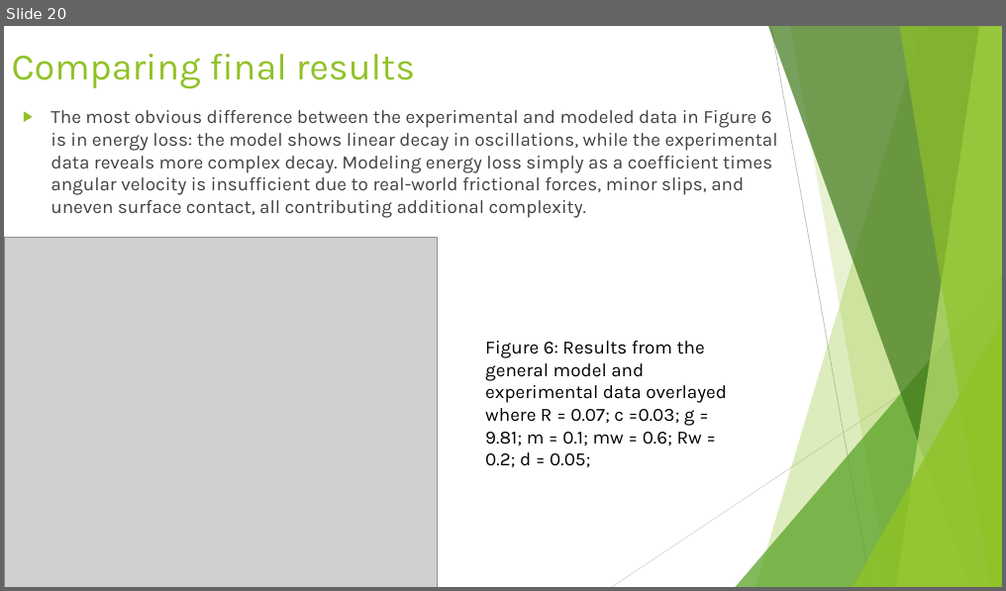
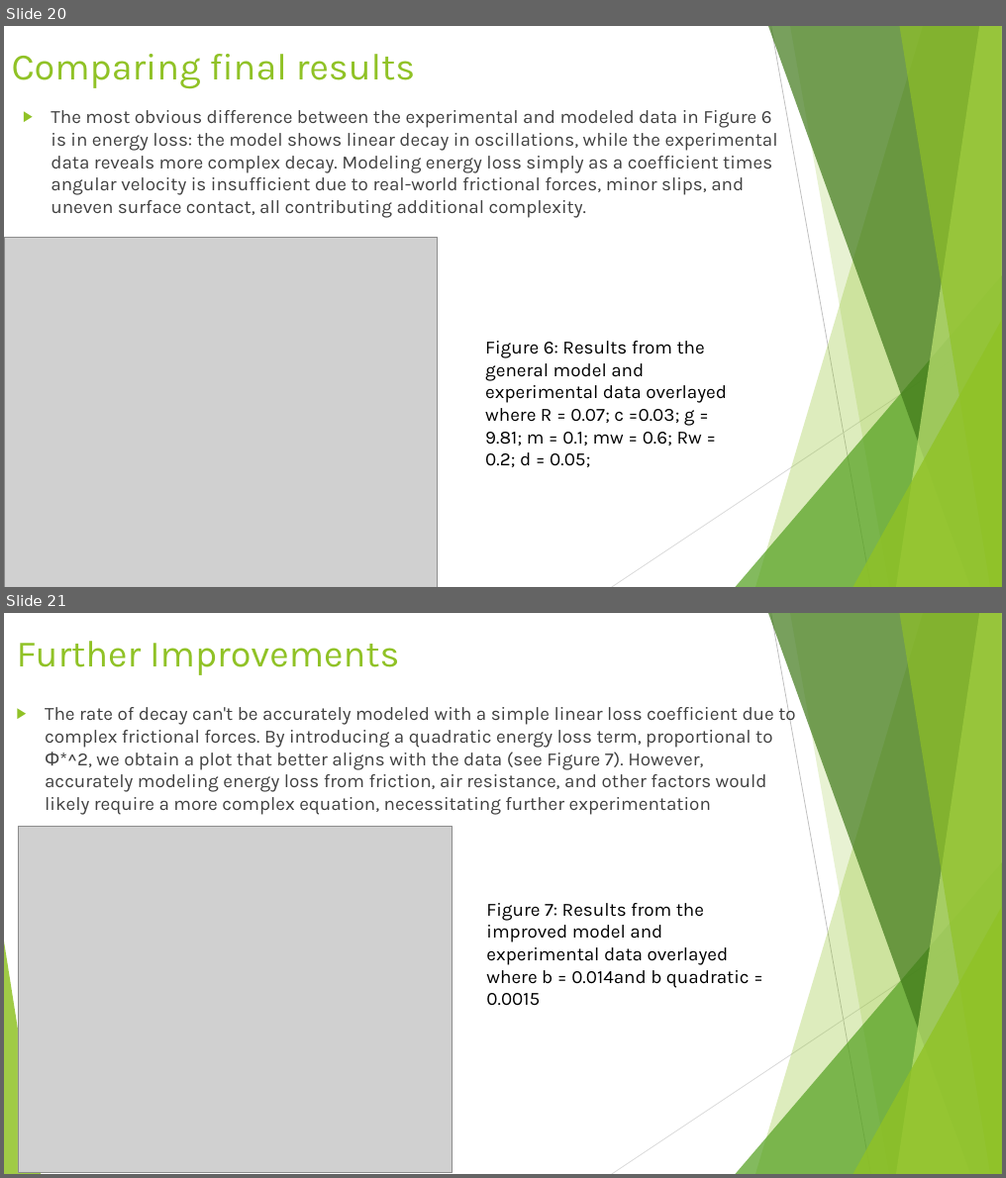
Before and after one commit to phoebelily1/PPM, a slide deck: PPM.pptx. Shown one above the other, each under a label of ours: slide 20 before the commit, slides 20 and 21 after it. The pictures are 1006x591 and 1006x1178 pixels, drawn with LibreOffice and Linux fonts; fonts in the diff are those of the drawing; grey boxes stand for pictures. Boxes give left, top, right and bottom in pixels: in the first picture for what was removed or moved away, otherwise in the second. Text is boxed around its words. In the diff, an @@ line names an element or a change of style, - is before the commit and + after.

```diff
--- a/PPM.pptx
+++ b/PPM.pptx
@@ slide 21 added at bbox=[4, 613, 1002, 1174], background #FFFFFF; not listed: 10 template elements that a slide beside it also shows @@
@@ title added at bbox=[17, 641, 399, 675], 36 pt, text #90C226 @@
+Further Improvements
@@ text added at bbox=[45, 704, 795, 815], 18 pt, text #404040 @@
+▶ The rate of decay can't be accurately modeled with a simple linear loss coefficient due to complex frictional forces. By introducing a quadratic energy loss term, proportional to Ф*^2, we obtain a plot that better aligns with the data (see Figure 7). However, accurately modeling energy loss from friction, air resistance, and other factors would likely require a more complex equation, necessitating further experimentation
@@ picture added at bbox=[18, 827, 452, 1173] @@
@@ text added at bbox=[486, 903, 749, 1006], 18 pt, text #000000 @@
+Figure 7: Results from the improved model and experimental data overlayed where b = 0.014and b quadratic = 0.0015
```
Also in this commit, not shown: 1 other slide added.
